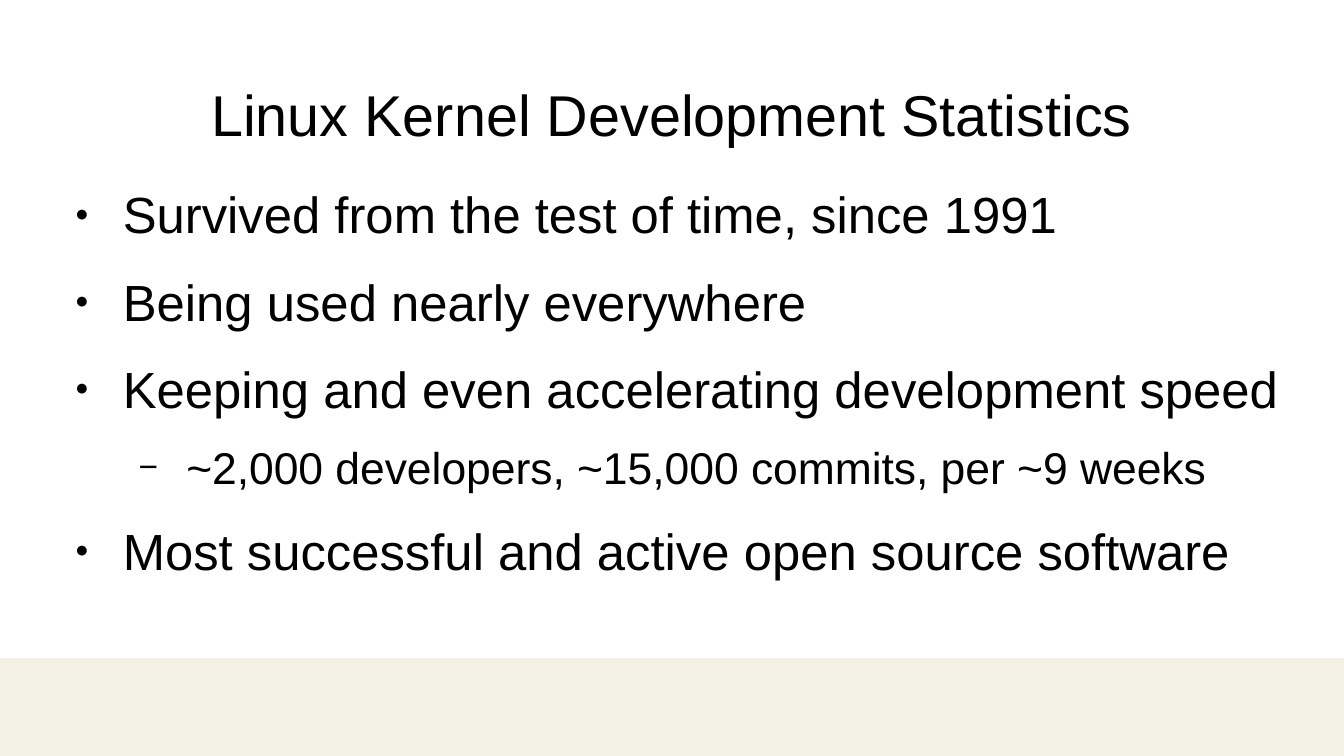
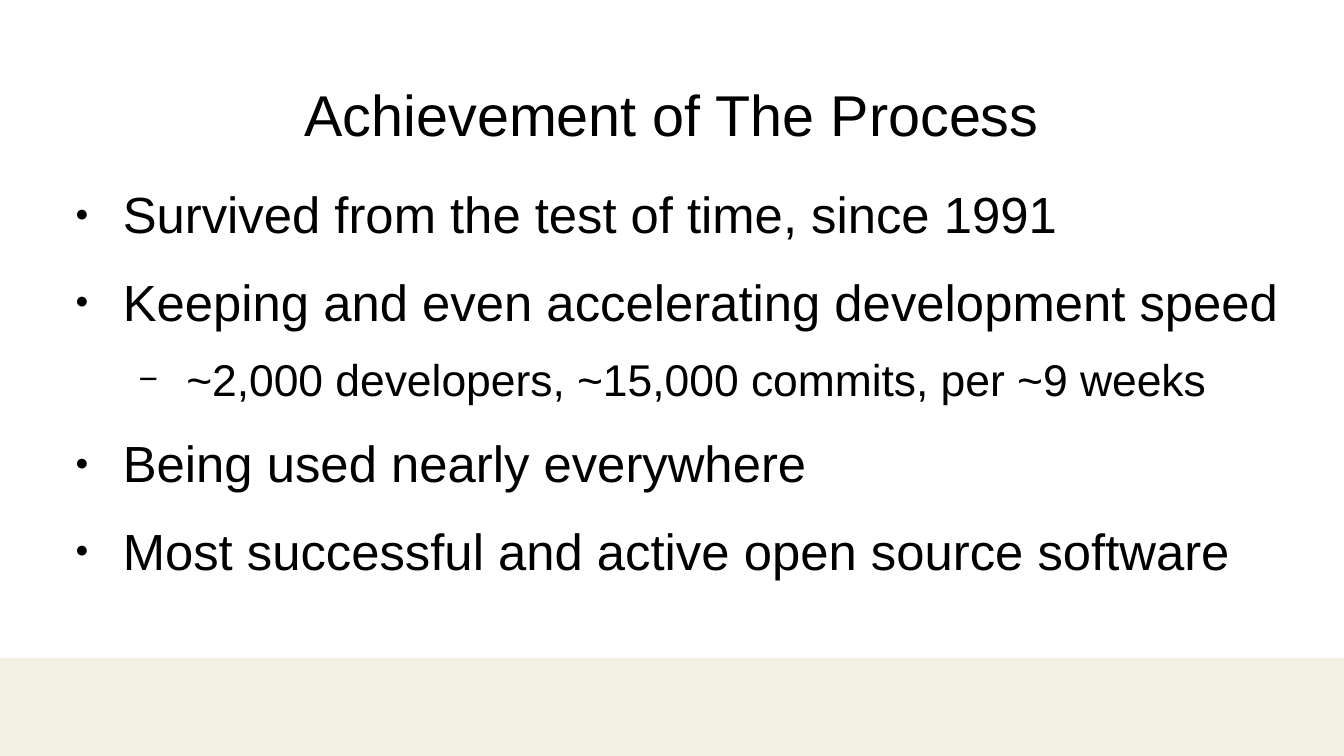
Before and after one commit to damonitor/talks, a slide deck: slide 5 of 2025/ossjp/hkml_ossjp25.odp. Drawn at 1344x756 pixels with LibreOffice and Linux fonts; fonts in the diff are those of the drawing; background and template pictures are left out. Boxes give left, top, right and bottom in pixels: in the first picture for what was removed or moved away, otherwise in the second. Text is boxed around its words. In the diff, an @@ line names an element or a change of style, - is before the commit and + after.

```diff
--- a/2025/ossjp/hkml_ossjp25.odp
+++ b/2025/ossjp/hkml_ossjp25.odp
@@ title at <box>305,94,1039,137</box>: text changed @@
-Linux Kernel Development Statistics
+Achievement of The Process
@@ text at <box>123,284,807,331</box>: paragraph removed @@
-● Being used nearly everywhere
@@ text at <box>123,445,807,493</box>: paragraph added @@
+● Being used nearly everywhere
```
Also in this commit, not shown: 7 other slides changed, 1 other file.
